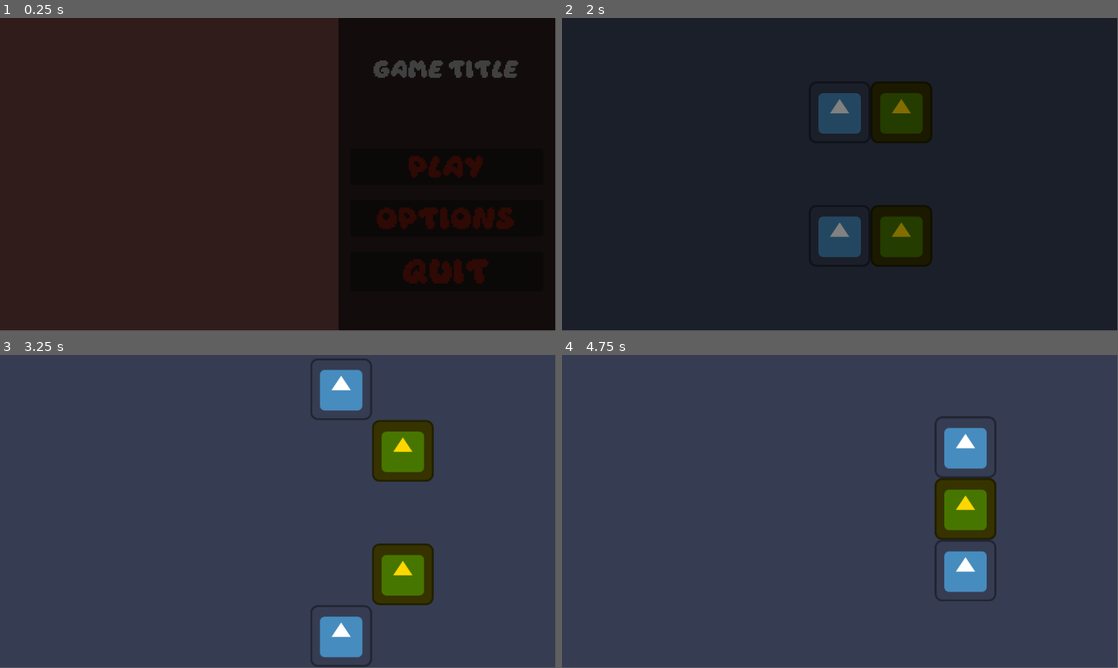
Above: before the commit, frames 1-4 (two rows, left to right).
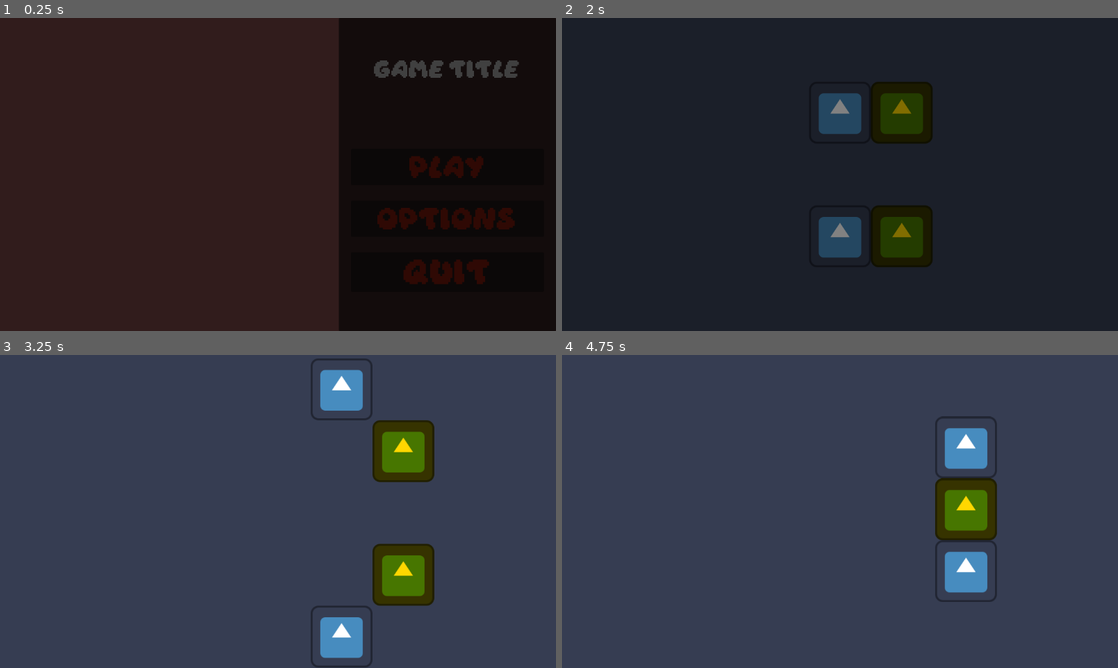
Above: after the commit, the same moments.

Repository: Vlad-935/Reflective-Trust
Game: Godot game, scene res://scenes/root.tscn
Two runs of this game, one before a commit and one after it. Both use one fixed random seed, a clock stepped at 60 frames per second and the inputs below. The engine's default icon, where the game draws it, is replaced by a stand-in: a white triangle on a blue panel in a dark square.
Inputs:
- Up to frame 1 (0.25 s): no input
- Up to frame 2 (2 s): click "Play" at 0.5 s; click "Play" at 1.25 s
- Up to frame 3 (3.25 s): tap Enter (ui_accept) at 2, 2.27, 3.02 s; hold D (move right) 2.03-2.78 s; hold S (move down) from 2.78 s (still down)
- Up to frame 4 (4.75 s): release S (move down) at 3.53 s; hold D (move right) 3.53-4.28 s; tap Enter (ui_accept) at 4.25, 4.52 s; hold W (move up) from 4.28 s (still down)
In our replay, the window is 799x449 before the commit and 800x450 after it. These sizes can differ from the game's own. Grey fills any space a smaller window leaves; there, only what the larger window draws over its background counts as a difference.

The runs differ from the first frame. In frame 1, 0.4% of the frame differs, in the area x 0-94%, y 13-100%; in frame 2, 0.1%; in frame 3, 0.5%, in the area x 56-79%, y 4-100%; in frame 4, 0.5%.

Commit message:
Solved global variables bug

Diff:
--- a/reflective-trust/project.godot
+++ b/reflective-trust/project.godot
@@ -23,10 +23,6 @@
 [autoload]
 
 LevelManager="*uid://bcg8l8ap7ua82"
-">>>>>>>e929639(Addedgloballevelmanagerscript)[display]window/size/viewport_width"=1280
-window/size/viewport_height=720
-window/stretch/mode="canvas_items"
-window/stretch/aspect="expand"
 Settings="*uid://bga3b1vv4g8fg"
 
 [display]
